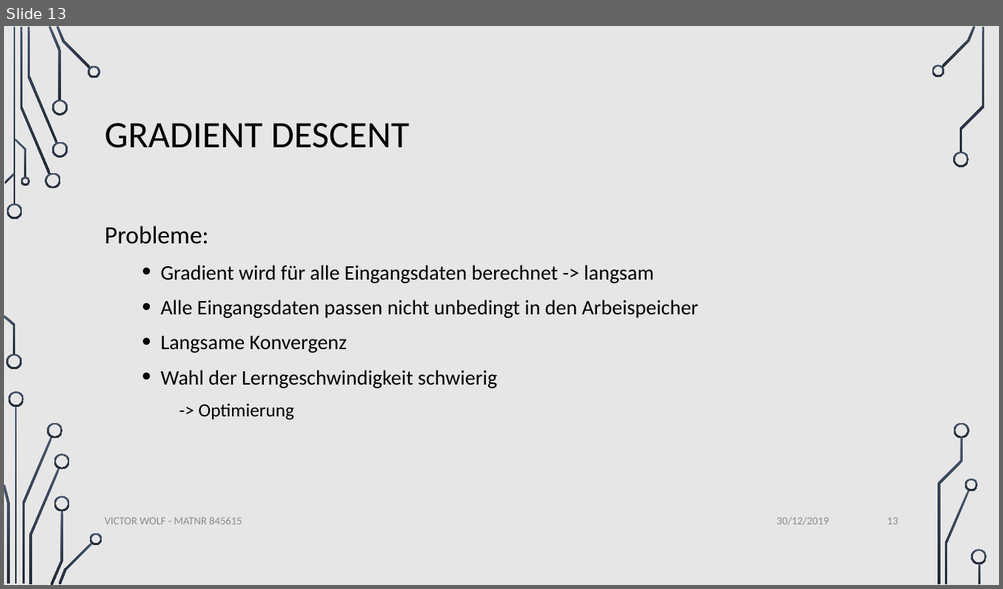
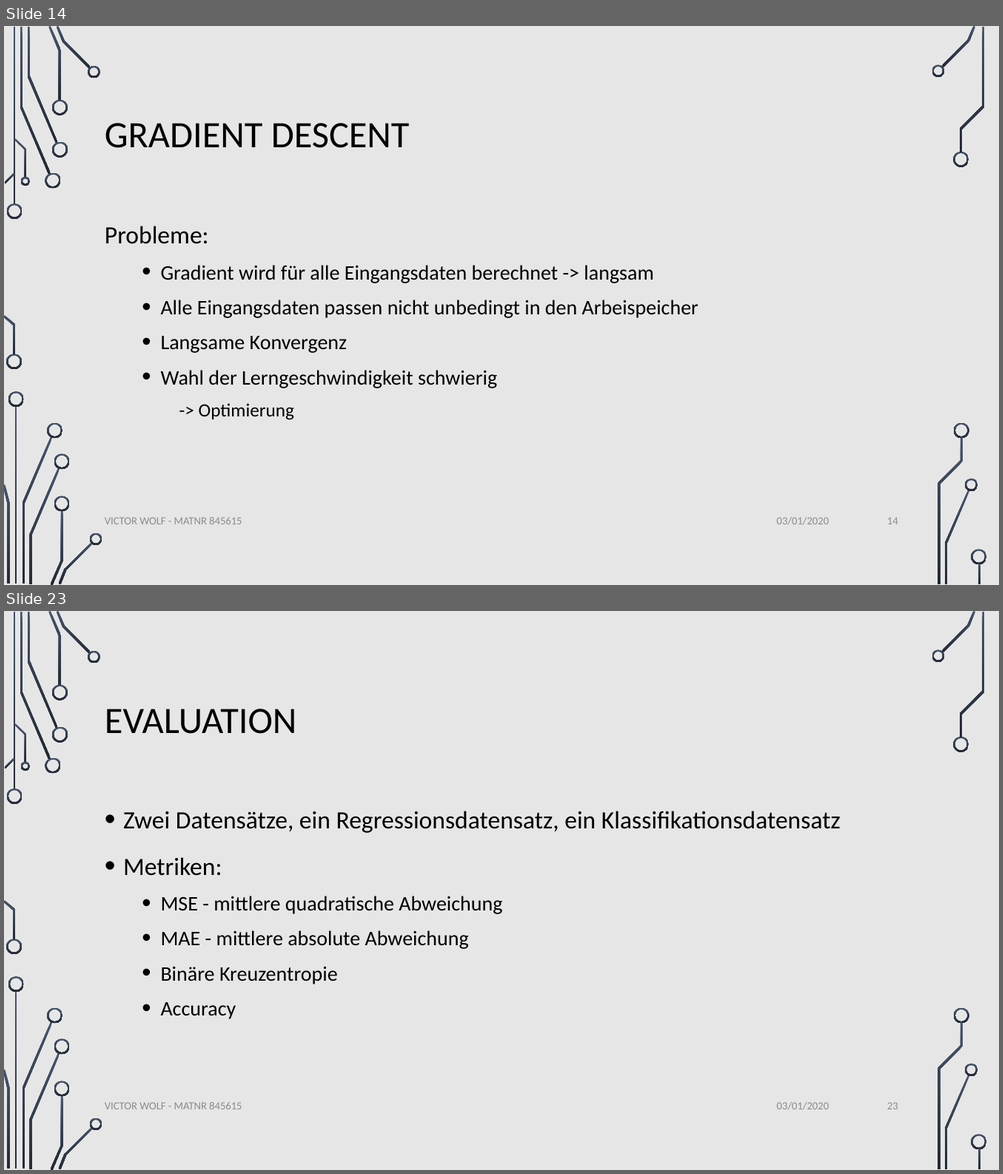
Before and after one commit to VictorW96/STI-Optimization-of-NNs, a slide deck: docs/presentation/STIPresentation.pptx. Shown one above the other, each under a label of ours: slide 13 before the commit, slides 14 and 23 after it; the slides between them are not shown. The pictures are 1003x589 and 1003x1174 pixels, drawn with LibreOffice and Linux fonts; fonts in the diff are those of the drawing; background and template pictures are left out. Boxes give left, top, right and bottom in pixels: in the first picture for what was removed or moved away, otherwise in the second. Text is boxed around its words. In the diff, an @@ line names an element or a change of style, - is before the commit and + after.

```diff
--- a/docs/presentation/STIPresentation.pptx
+++ b/docs/presentation/STIPresentation.pptx
@@ slide 23 added at <box>4,611,999,1170</box>, background picture (left out); not listed: 36 template elements that a slide beside it also shows @@
@@ title added at <box>105,709,297,734</box>, 36 pt, text #000000 @@
+EVALUATION
@@ text added at <box>123,811,840,1019</box>, 20 pt, text #000000 @@
+• Zwei Datensätze, ein Regressionsdatensatz, ein Klassifikationsdatensatz
+• Metriken:
+  • MSE - mittlere quadratische Abweichung
+  • MAE - mittlere absolute Abweichung
+  • Binäre Kreuzentropie
+  • Accuracy
@@ text added at <box>105,1102,242,1110</box>, 10.5 pt, text #8C8C8C @@
+VICTOR WOLF - MATNR 845615
@@ text added at <box>777,1102,828,1111</box>, 10.5 pt, text #8C8C8C @@
+03/01/2020
@@ page number added at <box>887,1102,898,1110</box>, 10.5 pt, text #8C8C8C @@
+23
@@ what was slide 13 is now slide 14 @@
@@ slide 14 changed as well @@
@@ text at <box>777,517,828,526</box>: text changed @@
-30/12/2019
+03/01/2020
@@ page number at <box>887,518,898,525</box>: text changed @@
-13
+14
```
Also in this commit, not shown: 13 other slides changed, 14 other slides added.
